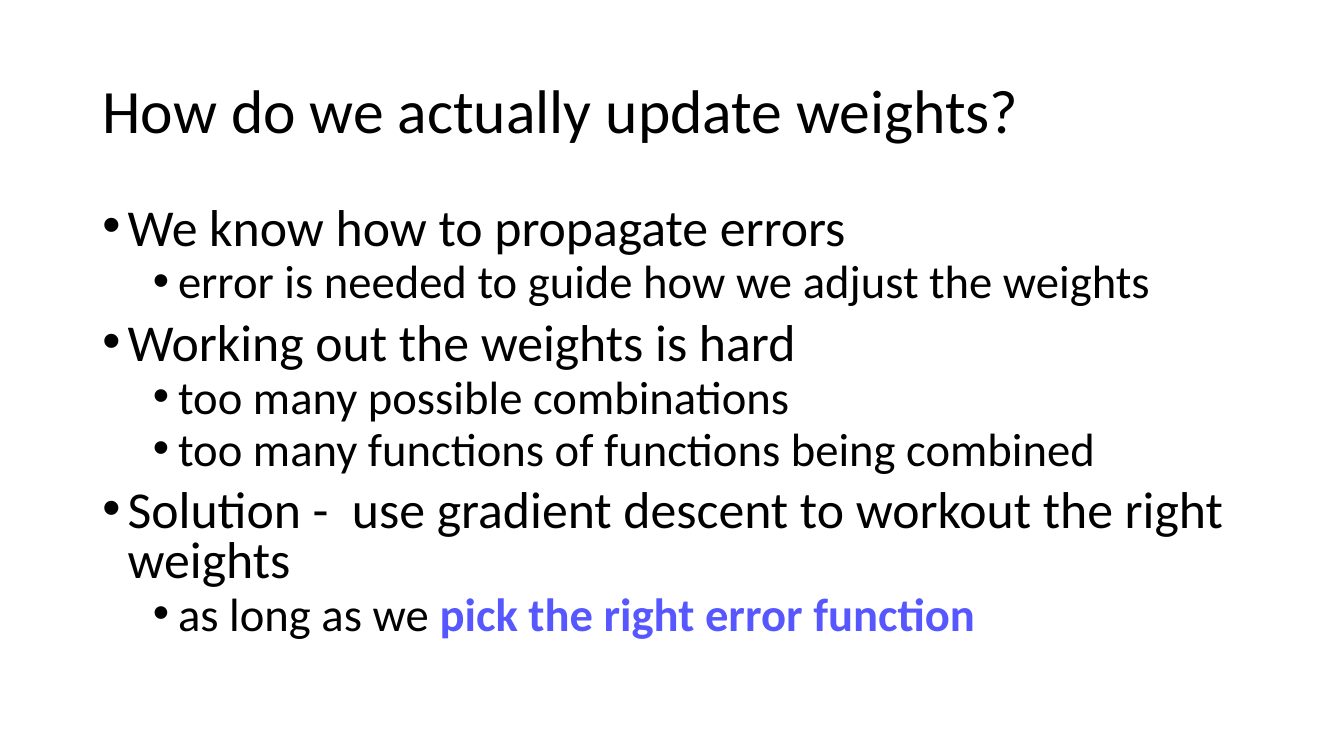
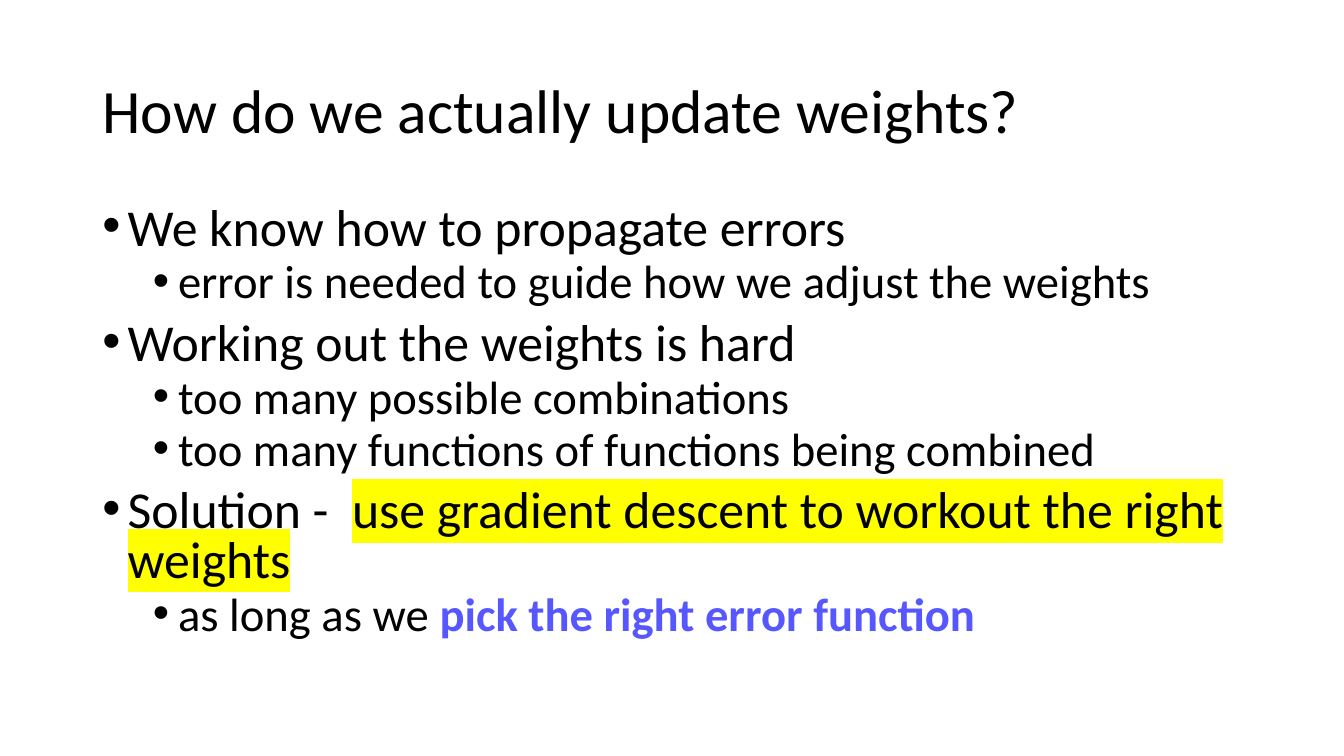
Before and after one commit to AntoineSebert/hackathon2019, a slide deck: slide 35 of slides/2.ANN.pptx. Drawn at 1344x756 pixels with LibreOffice and Linux fonts; fonts in the diff are those of the drawing. Boxes give left, top, right and bottom in pixels: in the first picture for what was removed or moved away, otherwise in the second. Text is boxed around its words. In the diff, an @@ line names an element or a change of style, - is before the commit and + after.

```diff
--- a/slides/2.ANN.pptx
+++ b/slides/2.ANN.pptx
@@ text at [128, 492, 1223, 590]: highlight none to #FFFF00 in "use gradient descent to workout the right ..." @@
```
Also in this commit, not shown: 3 other files.
